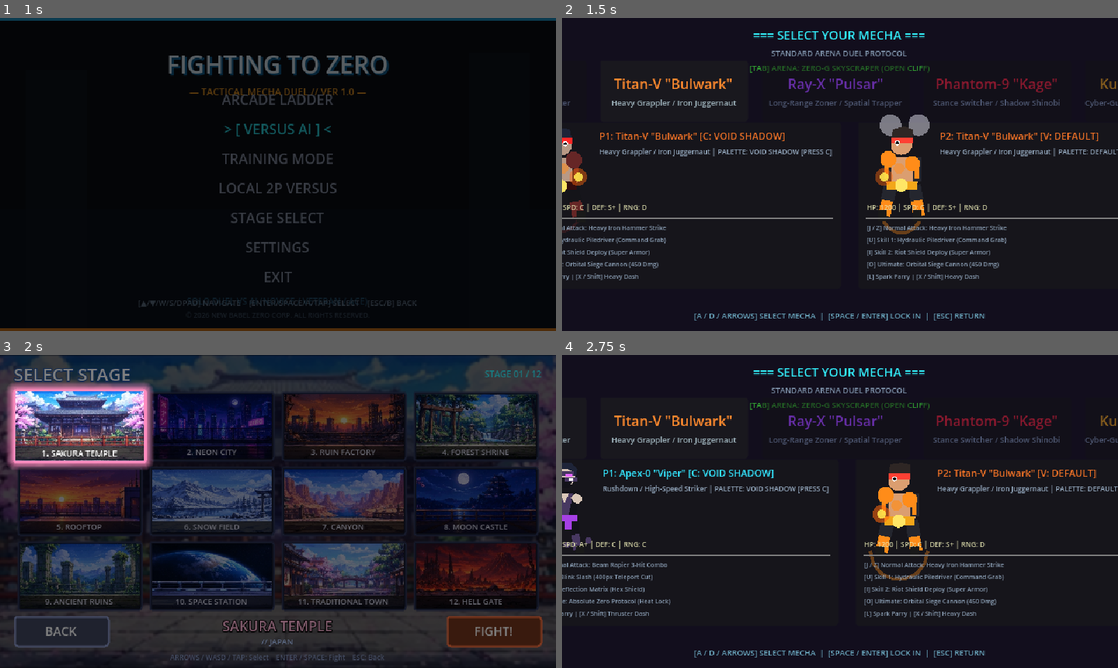
Above: before the commit, frames 1-4 (two rows, left to right).
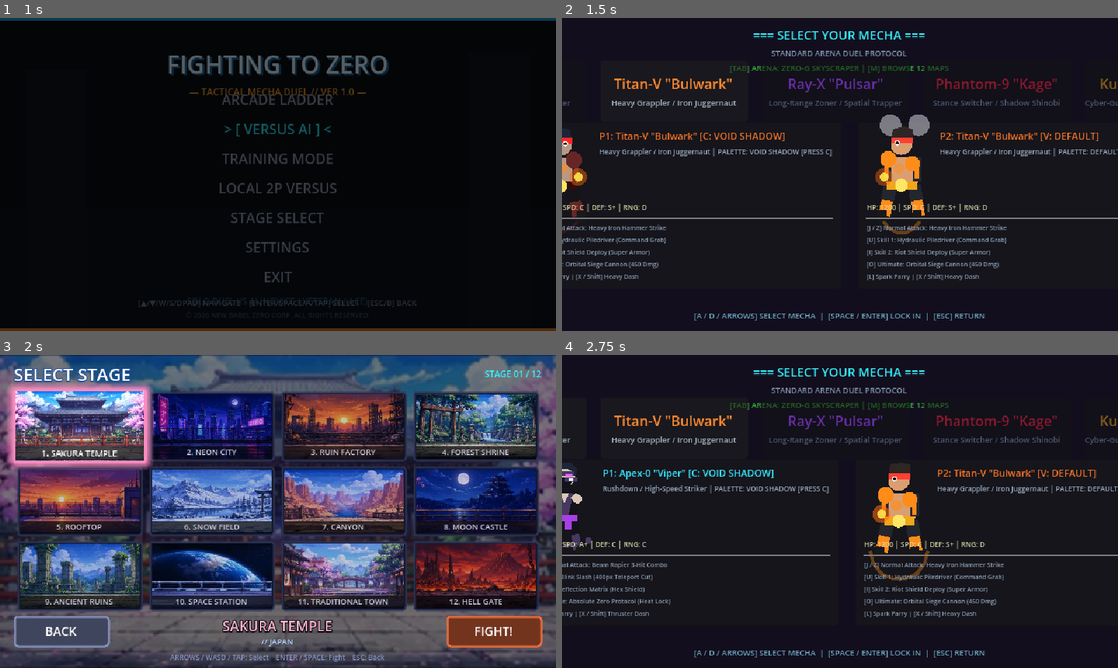
Above: after the commit, the same moments.

Repository: peterfernandochristian123-art/game
Game: Godot game, scene res://scenes/main_menu.tscn
Two runs of this game, one before a commit and one after it. Both use one fixed random seed, a clock stepped at 60 frames per second and the inputs below.
Inputs (mouse positions are in pixels of both pictures, inside the frame that each line leads up to):
- Up to frame 1 (1 s): click "VERSUS AI" at 0.5 s
- Up to frame 2 (1.5 s): tap C at 1.25 s; move the mouse to (962, 158) at 1.27 s; hold D (move_right) from 1.28 s (still down); tap M at 1.35 s; click (962, 158) at 1.42 s
- Up to frame 3 (2 s): keep holding D (move_right); tap Space (jump) at 1.52 s; tap E at 1.55 s
- Up to frame 4 (2.75 s): release D (move_right) at 2 s; click "BACK" at 2 s

Frame 1 is identical in both runs. In frame 2, 0.3% of the frame differs, in the area x 30-70%, y 14-18%; in frame 3, 80%, in the area x 0-100%, y 0-100%; in frame 4, 0.3%.

Commit message:
fix(ui): expose STAGE SELECT in main_menu.tscn hierarchy, add [M] map selector hotkey and click handler in CharacterSelect

Diff:
--- a/scenes/character_select.tscn
+++ b/scenes/character_select.tscn
@@ -54,9 +54,10 @@
 
 [node name="StageLabel" type="Label" parent="TopBar"]
 layout_mode = 2
+mouse_filter = 0
 theme_override_colors/font_color = Color(1, 0.75, 0.2, 1)
 theme_override_font_sizes/font_size = 9
-text = "[TAB] ARENA: ZERO-G SKYSCRAPER"
+text = "[M / CLICK] MAP SELECTOR (12 MAPS) | [TAB] NEXT"
 horizontal_alignment = 1
 
 [node name="RosterArea" type="CenterContainer" parent="."]
--- a/scenes/main_menu.tscn
+++ b/scenes/main_menu.tscn
@@ -114,6 +114,12 @@
 theme_override_constants/separation = 3
 alignment = 1
 
+[node name="BtnArcade" type="Button" parent="MenuContainer/OptionsList"]
+layout_mode = 2
+focus_mode = 0
+text = "   ARCADE LADDER   "
+flat = true
+
 [node name="BtnVersusAI" type="Button" parent="MenuContainer/OptionsList"]
 layout_mode = 2
 focus_mode = 0
@@ -130,6 +136,12 @@
 layout_mode = 2
 focus_mode = 0
 text = "   LOCAL 2P VERSUS   "
+flat = true
+
+[node name="BtnStageSelect" type="Button" parent="MenuContainer/OptionsList"]
+layout_mode = 2
+focus_mode = 0
+text = "   STAGE SELECT (12 MAPS)   "
 flat = true
 
 [node name="BtnSettings" type="Button" parent="MenuContainer/OptionsList"]
--- a/scripts/core/match_config.gd
+++ b/scripts/core/match_config.gd
@@ -46,6 +46,14 @@
 	selected_arena = &"stage"
 	return true
 
+static func cycle_next_stage() -> StringName:
+	var total := StageManager.get_count()
+	var cur_idx := StageManager.index_of(selected_stage)
+	var next_idx := (cur_idx + 1) % total
+	selected_stage = StageManager.get_stages()[next_idx]["id"]
+	selected_arena = &"stage"
+	return selected_stage
+
 static func cycle_next_arena() -> StringName:
 	var idx = AVAILABLE_ARENAS.find(selected_arena)
 	if idx == -1:
--- a/scripts/ui/character_select.gd
+++ b/scripts/ui/character_select.gd
@@ -217,7 +217,11 @@
 		MenuAudio.play_nav_beep(self)
 		_update_p2_display()
 
-	# Ganti Arena: Tab / T
+	# Buka Menu Map Selector (12 Maps): M
+	if event is InputEventKey and event.pressed and event.keycode == KEY_M:
+		_open_stage_selector()
+
+	# Ganti Arena / Map: Tab / T
 	if event is InputEventKey and event.pressed and (event.keycode == KEY_TAB or event.keycode == KEY_T):
 		toggle_stage()
 
@@ -228,6 +232,13 @@
 	# Batal / Kembali: Esc
 	if event.is_action_pressed("ui_cancel") or (event is InputEventKey and event.pressed and event.keycode == KEY_ESCAPE):
 		_cancel_or_return()
+
+func _open_stage_selector() -> void:
+	is_transitioning = true
+	MenuAudio.play_confirm_chime(self)
+	_fade_out_and_execute(func():
+		get_tree().change_scene_to_file(STAGE_SELECT_SCENE)
+	)
 
 func toggle_stage() -> void:
 	MatchConfigScript.cycle_next_arena()
@@ -237,19 +248,38 @@
 func _update_stage_ui() -> void:
 	if not stage_label:
 		return
-	match MatchConfigScript.selected_arena:
-		&"reactor":
-			stage_label.text = "[TAB] ARENA: UNDERGROUND REACTOR (HAZARD ACTIVE)"
-			stage_label.modulate = Color(1.0, 0.45, 0.1, 1.0)
-		&"orbital":
-			stage_label.text = "[TAB] ARENA: ORBITAL SPACE STATION (SOLAR ARRAY)"
-			stage_label.modulate = Color(0.3, 0.9, 1.0, 1.0)
-		&"highway":
-			stage_label.text = "[TAB] ARENA: NEO-SHIBUYA HIGHWAY (RAINY OVERPASS)"
-			stage_label.modulate = Color(1.0, 0.25, 0.65, 1.0)
-		_:
-			stage_label.text = "[TAB] ARENA: ZERO-G SKYSCRAPER (OPEN CLIFF)"
-			stage_label.modulate = Color(0.2, 0.9, 1.0, 1.0)
+	if not stage_label.gui_input.is_connected(_on_stage_label_input):
+		stage_label.mouse_filter = Control.MOUSE_FILTER_STOP
+		stage_label.gui_input.connect(_on_stage_label_input)
+
+	if MatchConfigScript.selected_arena == &"stage":
+		var cur_id = MatchConfigScript.selected_stage
+		var stage_data = StageManager.get_stage(cur_id)
+		var s_idx = StageManager.index_of(cur_id) + 1
+		stage_label.text = "[M / CLICK] MAP: %s (%d/12 - %s) | [TAB] NEXT" % [
+			stage_data.get("name", "STAGE"),
+			s_idx,
+			stage_data.get("tag", "MAP")
+		]
+		stage_label.modulate = stage_data.get("accent", Color(0.2, 0.95, 1.0))
+	else:
+		match MatchConfigScript.selected_arena:
+			&"reactor":
+				stage_label.text = "[TAB] ARENA: UNDERGROUND REACTOR | [M] BROWSE 12 MAPS"
+				stage_label.modulate = Color(1.0, 0.45, 0.1, 1.0)
+			&"orbital":
+				stage_label.text = "[TAB] ARENA: ORBITAL SPACE STATION | [M] BROWSE 12 MAPS"
+				stage_label.modulate = Color(0.3, 0.9, 1.0, 1.0)
+			&"highway":
+				stage_label.text = "[TAB] ARENA: NEO-SHIBUYA HIGHWAY | [M] BROWSE 12 MAPS"
+				stage_label.modulate = Color(1.0, 0.25, 0.65, 1.0)
+			_:
+				stage_label.text = "[TAB] ARENA: ZERO-G SKYSCRAPER | [M] BROWSE 12 MAPS"
+				stage_label.modulate = Color(0.2, 0.9, 1.0, 1.0)
+
+func _on_stage_label_input(event: InputEvent) -> void:
+	if event is InputEventMouseButton and event.pressed and event.button_index == MOUSE_BUTTON_LEFT:
+		_open_stage_selector()
 
 func _change_p1_index(delta: int) -> void:
 	var total = FighterFactoryScript.get_roster_count()
